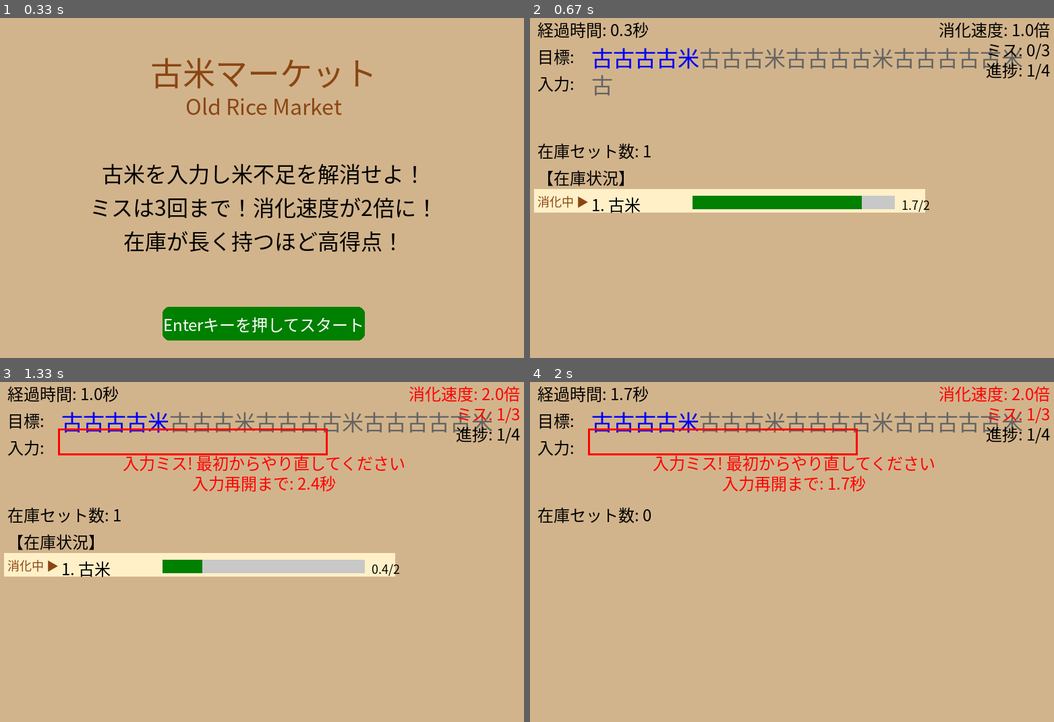
Above: before the commit, frames 1-4 (two rows, left to right).
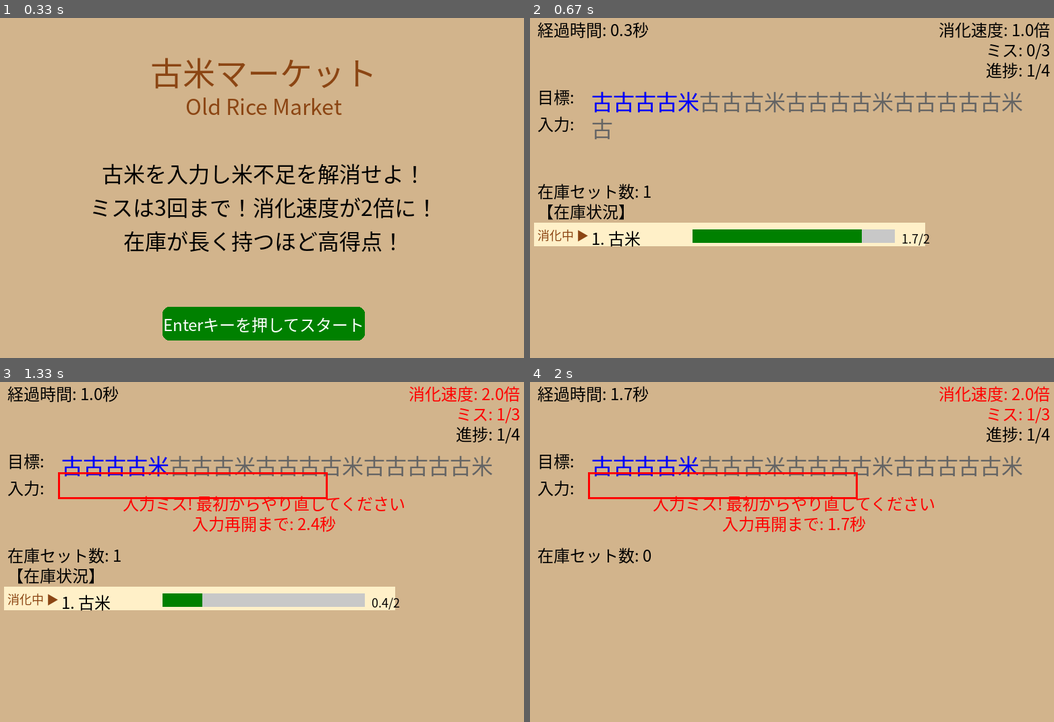
Above: after the commit, the same moments.

Repository: HAYASAKA-Ryosuke/old_rice_game_pygame_aws
Game: pygame game, started from old_rice_game_pygame.py
The game is run twice, just before and just after one commit, with the same random seed, the same clock (stepped at 60 frames per second) and the same inputs.
Inputs:
- Up to frame 1 (0.33 s): no input
- Up to frame 2 (0.67 s): tap Enter at 0.33 s
- Up to frame 3 (1.33 s): tap J at 0.67, 1.07 s
- Up to frame 4 (2 s): tap J at 1.37 s

Frame 1 is identical in both runs. In frame 2, 15% of the frame differs, in the area x 0-94%, y 8-68%; in frame 3, 18%; in frame 4, 7.3%.

Commit message:
update game

Diff:
--- a/old_rice_game_pygame.py
+++ b/old_rice_game_pygame.py
@@ -174,19 +174,33 @@
         # Display time
         self.draw_text(f"経過時間: {self.elapsed_time:.1f}秒", self.medium_font, BLACK, 20, 20)
 
-        # Display the full target string with the current sequence highlighted
-        self.draw_text("目標:", self.medium_font, BLACK, 20, 60)
-
-        # Display the full target string
+        # Display consumption boost
+        boost_text = f"消化速度: {self.consumption_boost:.1f}倍"
+        boost_color = RED if self.consumption_boost > 1.0 else BLACK
+        self.draw_text(boost_text, self.medium_font, boost_color, SCREEN_WIDTH - 20, 20, "right")
+
+        # Display error count
+        error_text = f"ミス: {self.error_count}/{self.max_errors}"
+        error_color = RED if self.error_count > 0 else BLACK
+        self.draw_text(error_text, self.medium_font, error_color, SCREEN_WIDTH - 20, 50, "right")
+
+        # Display progress through sequences
+        progress_text = f"進捗: {self.current_target_index + 1}/{len(self.target_sequences)}"
+        self.draw_text(progress_text, self.medium_font, BLACK, SCREEN_WIDTH - 20, 80, "right")
+
+        # Display the full target string with the current sequence highlighted - moved much lower
+        self.draw_text("目標:", self.medium_font, BLACK, 20, 120)
+
+        # Display the full target string - moved down to avoid overlap
         if self.full_target_string:
             # Draw the full string in gray
-            self.draw_text(self.full_target_string, self.large_font, (100, 100, 100), 100, 55)
+            self.draw_text(self.full_target_string, self.large_font, (100, 100, 100), 100, 120)
 
             # Draw the current target in blue (overlay on top of the gray text)
-            self.draw_text(self.target_sequence, self.large_font, BLUE, 100, 55)
-
-        # Display current sequence
-        self.draw_text("入力:", self.medium_font, BLACK, 20, 100)
+            self.draw_text(self.target_sequence, self.large_font, BLUE, 100, 120)
+
+        # Display current sequence - also moved down
+        self.draw_text("入力:", self.medium_font, BLACK, 20, 160)
 
         # Display current input with color coding
         x_pos = 100
@@ -195,52 +209,38 @@
                 color = GREEN
             else:
                 color = RED
-            char_rect = self.draw_text(char, self.large_font, color, x_pos, 95)
+            char_rect = self.draw_text(char, self.large_font, color, x_pos, 160)
             x_pos = char_rect.right
 
         # Add visual indicator for next expected character
         if len(self.current_sequence) < len(self.target_sequence) and self.error_penalty == 0:
             next_char = self.target_sequence[len(self.current_sequence)]
             # Make the hint more transparent
-            self.draw_text(next_char, self.large_font, (100, 100, 100, 128), x_pos, 95)  # Semi-transparent hint
+            self.draw_text(next_char, self.large_font, (100, 100, 100, 128), x_pos, 160)  # Semi-transparent hint
 
         # Display error flash and penalty if active
         if self.error_flash > 0:
             # Draw a red rectangle around the input area
-            pygame.draw.rect(self.screen, RED, (95, 90, 400, 40), 3)
+            pygame.draw.rect(self.screen, RED, (95, 155, 400, 40), 3)
             self.error_flash -= 1
 
             # Show error message
-            self.draw_text("入力ミス! 最初からやり直してください", self.medium_font, RED, SCREEN_WIDTH//2, 140, "center")
+            self.draw_text("入力ミス! 最初からやり直してください", self.medium_font, RED, SCREEN_WIDTH//2, 200, "center")
 
             # Show penalty countdown
             if self.error_penalty > 0:
                 seconds_left = self.error_penalty / 60  # Convert frames to seconds
-                self.draw_text(f"入力再開まで: {seconds_left:.1f}秒", self.medium_font, RED, SCREEN_WIDTH//2, 170, "center")
+                self.draw_text(f"入力再開まで: {seconds_left:.1f}秒", self.medium_font, RED, SCREEN_WIDTH//2, 230, "center")
                 self.error_penalty -= 1
 
-        # Display consumption boost
-        boost_text = f"消化速度: {self.consumption_boost:.1f}倍"
-        boost_color = RED if self.consumption_boost > 1.0 else BLACK
-        self.draw_text(boost_text, self.medium_font, boost_color, SCREEN_WIDTH - 20, 20, "right")
-
-        # Display error count
-        error_text = f"ミス: {self.error_count}/{self.max_errors}"
-        error_color = RED if self.error_count > 0 else BLACK
-        self.draw_text(error_text, self.medium_font, error_color, SCREEN_WIDTH - 20, 50, "right")
-
-        # Display progress through sequences
-        progress_text = f"進捗: {self.current_target_index + 1}/{len(self.target_sequences)}"
-        self.draw_text(progress_text, self.medium_font, BLACK, SCREEN_WIDTH - 20, 80, "right")
-
         # Display inventory count
-        self.draw_text(f"在庫セット数: {len(self.inventory)}", self.medium_font, BLACK, 20, 200)
+        self.draw_text(f"在庫セット数: {len(self.inventory)}", self.medium_font, BLACK, 20, 260)
 
         # Display inventory details
         if self.inventory:
-            self.draw_text("【在庫状況】", self.medium_font, BLACK, 20, 240)
-
-            y_pos = 280
+            self.draw_text("【在庫状況】", self.medium_font, BLACK, 20, 290)
+
+            y_pos = 330
             for i, (rice_set, remaining) in enumerate(self.inventory):
                 if y_pos > SCREEN_HEIGHT - 50:  # Prevent drawing outside screen
                     self.draw_text("...", self.medium_font, BLACK, 20, y_pos)
